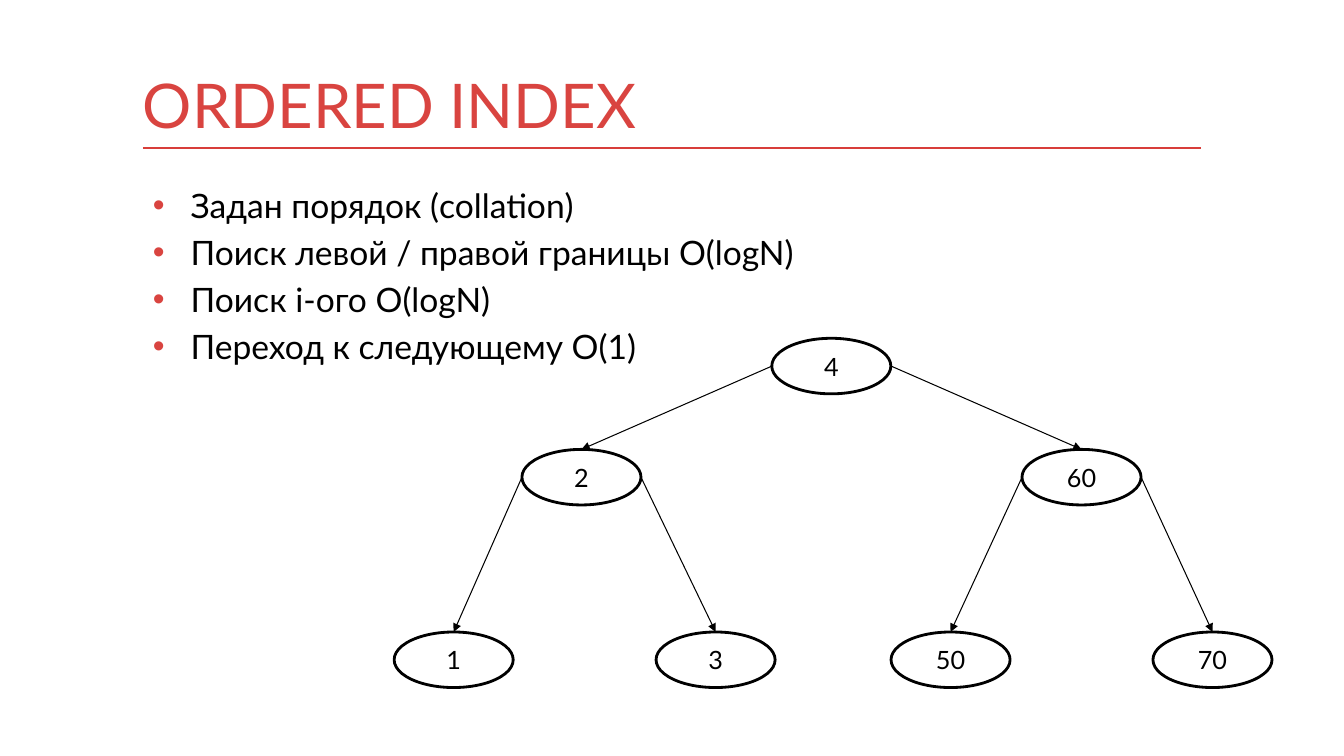
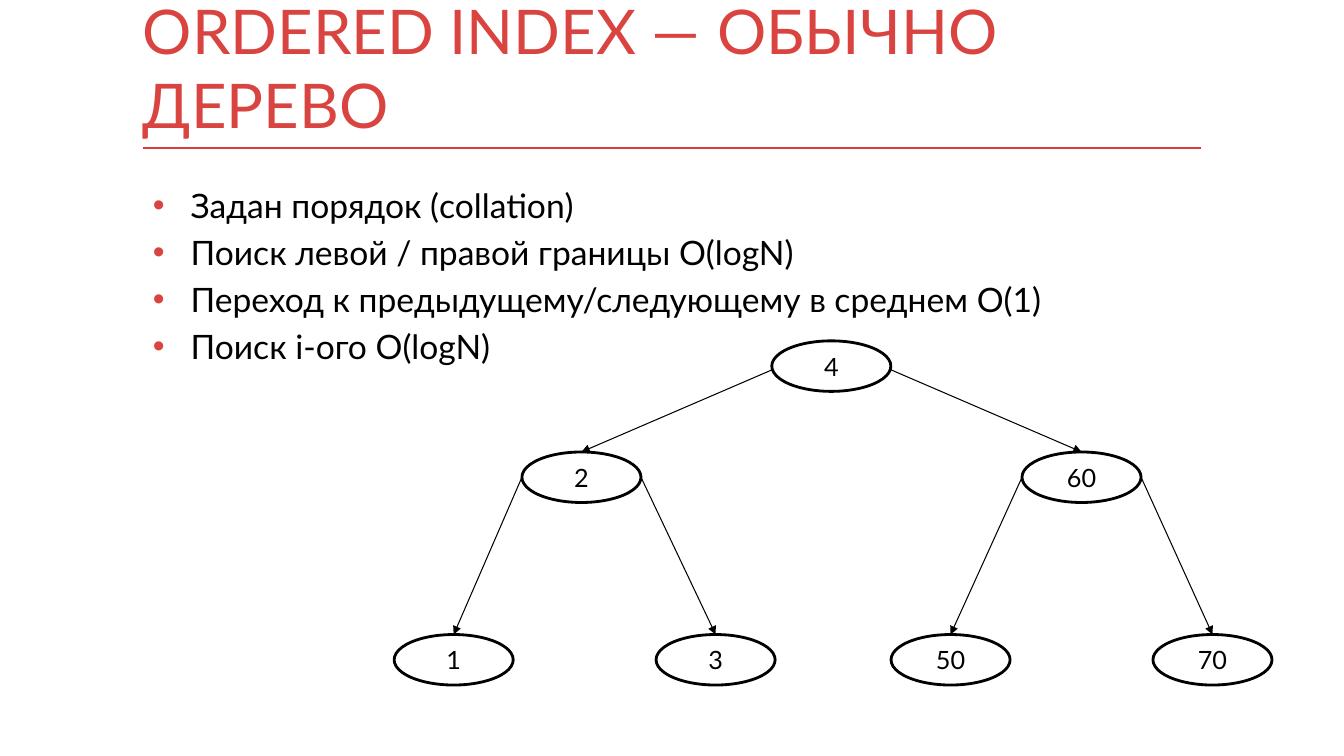
Before and after one commit to mnenorm74/web-game, a slide deck: slide 41 of db.pptx (slide 26 before the commit). Drawn at 1344x756 pixels with LibreOffice and Linux fonts; fonts in the diff are those of the drawing. Boxes give left, top, right and bottom in pixels: in the first picture for what was removed or moved away, otherwise in the second. Text is boxed around its words. In the diff, an @@ line names an element or a change of style, - is before the commit and + after.

```diff
--- a/db.pptx
+++ b/db.pptx
@@ title at [143,9,998,139]: text changed @@
-ORDERED INDEX
+ORDERED INDEX — ОБЫЧНО ДЕРЕВО
@@ text at [191,286,1041,318]: paragraph added @@
+• Переход к предыдущему/следующему в среднем O(1)
@@ text at [191,333,636,365]: paragraph removed @@
-• Переход к следующему O(1)
@@ arrow moved from (772, 366) - (582, 450) to (772, 370) - (582, 452) @@
@@ arrow moved from (891, 366) - (1082, 450) to (891, 370) - (1082, 452) @@
@@ 4 arrows: place and size @@
-4 arrows at [454,477,1213,632]
+4 arrows at [454,477,1213,635]
```
Also in this commit, not shown: 39 other slides changed, 28 slides added, 3 slides removed, 2 other files.
